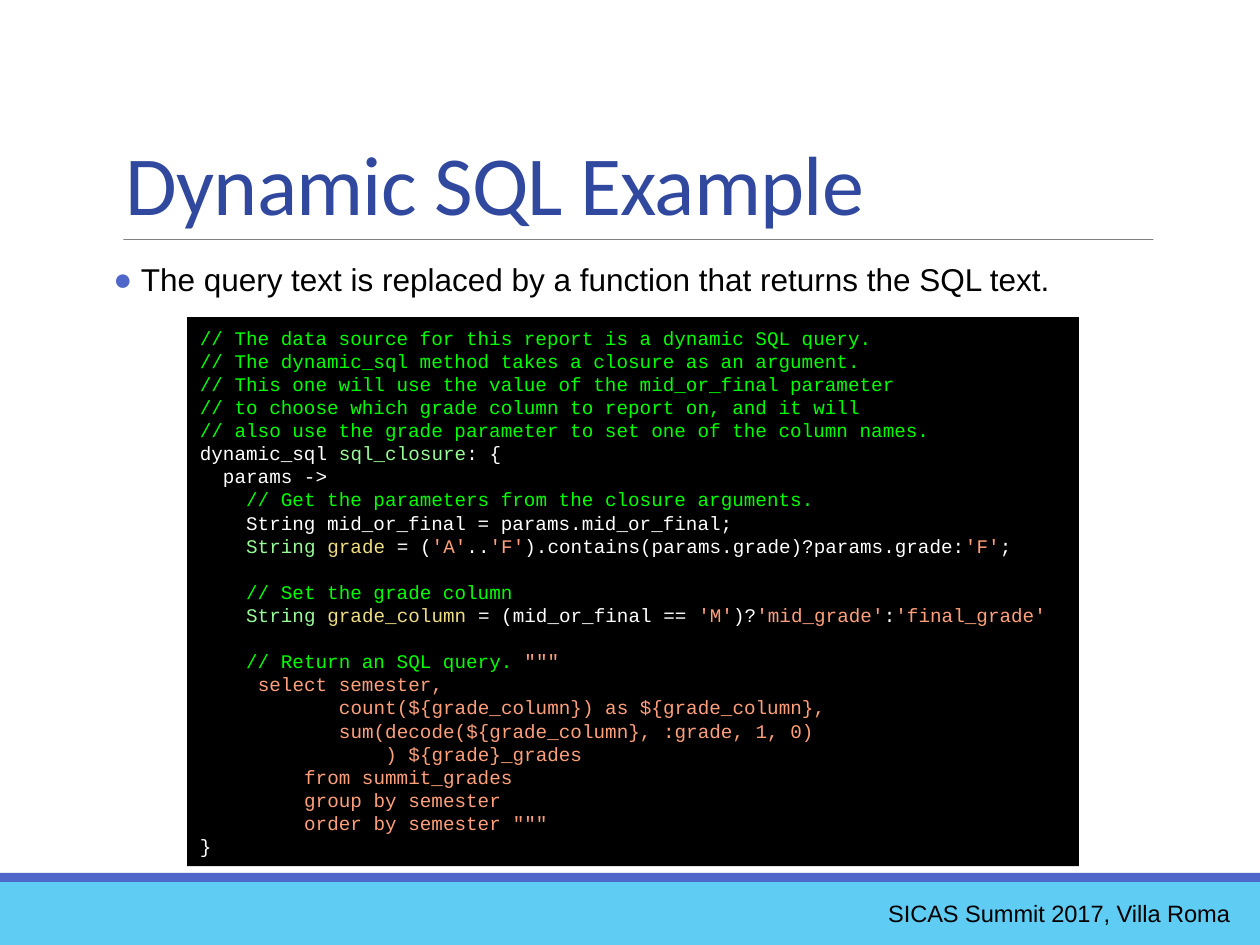
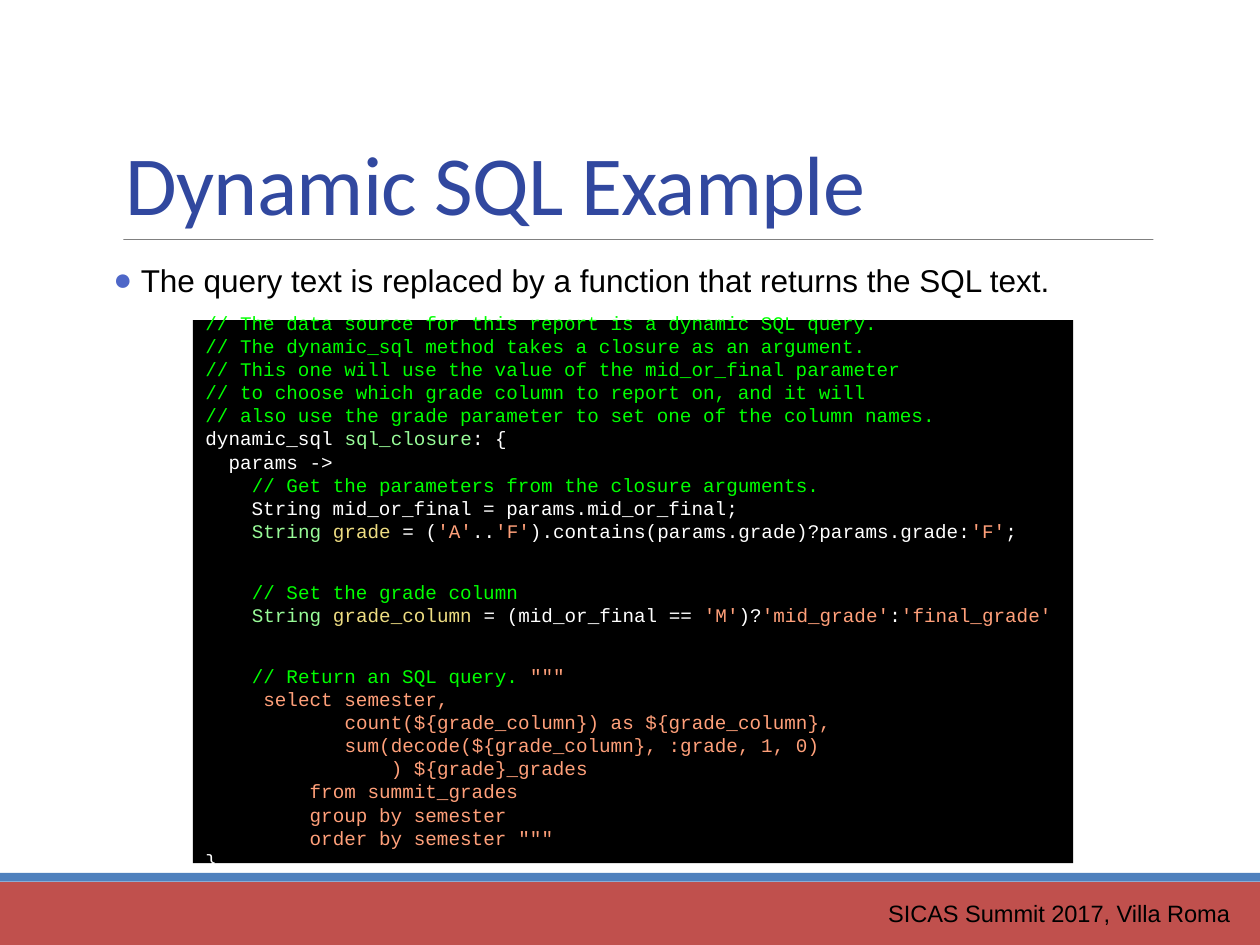
Before and after one commit to ewcole/simple_report, a slide deck: slide 23 of docs/SICAS_2017/Cole_Drop-In Reporting with Groovy.pptx. Drawn at 1260x945 pixels with LibreOffice and Linux fonts; fonts in the diff are those of the drawing. Boxes give left, top, right and bottom in pixels: in the first picture for what was removed or moved away, otherwise in the second. Text is boxed around its words. In the diff, an @@ line names an element or a change of style, - is before the commit and + after.

```diff
--- a/docs/SICAS_2017/Cole_Drop-In Reporting with Groovy.pptx
+++ b/docs/SICAS_2017/Cole_Drop-In Reporting with Groovy.pptx
@@ rectangle "// The data source for ...": place and size @@
-rectangle "// The data source for ..." at [188,318,1080,867]
+rectangle "// The data source for ..." at [193,320,1074,863]
@@ rectangle at [0,882,1260,945]: fill #5ECCF3 to #C0504D @@
@@ rectangle at [0,873,1260,882]: fill #4E67C8 to #4F81BD @@
```
Also in this commit, not shown: 45 other slides changed, 1 other file.
